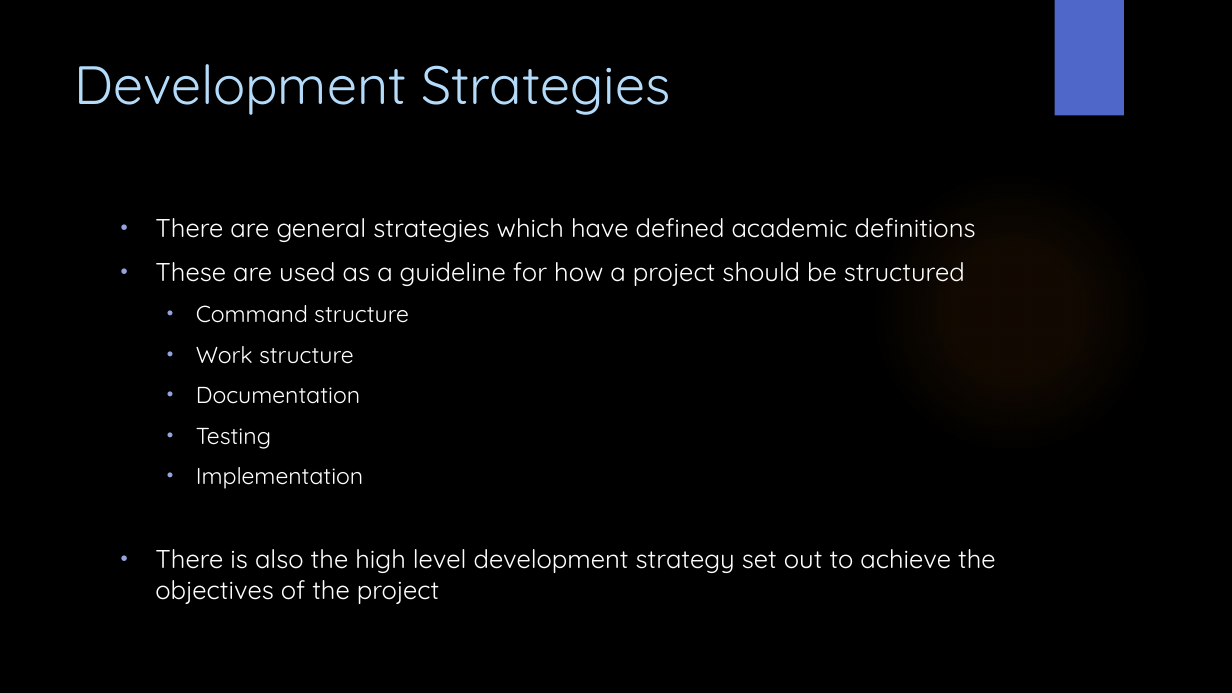
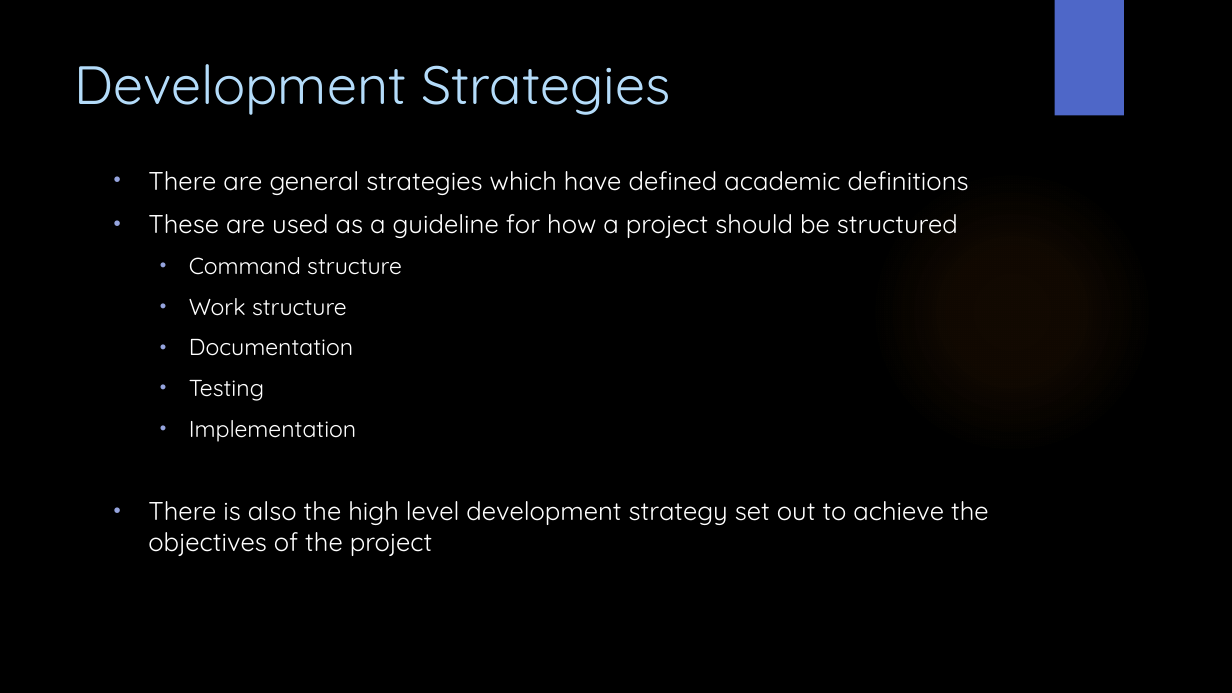
Before and after one commit to WitsSoftDev/SoftDev2016, a slide deck: slide 2 of Session 2/Softdev Session 2 2016.pptx. Drawn at 1232x693 pixels with LibreOffice and Linux fonts; fonts in the diff are those of the drawing; background and template pictures are left out. Boxes give left, top, right and bottom in pixels: in the first picture for what was removed or moved away, otherwise in the second. Text is boxed around its words. In the diff, an @@ line names an element or a change of style, - is before the commit and + after.

```diff
--- a/Session 2/Softdev Session 2 2016.pptx
+++ b/Session 2/Softdev Session 2 2016.pptx
@@ text "There are general strategies which ...": place and size @@
-text "There are general strategies which ..." at (155,218,996,604)
+text "There are general strategies which ..." at (148,171,989,556)
```
Also in this commit, not shown: 3 other slides changed, 1 slide added, 4 other files.
